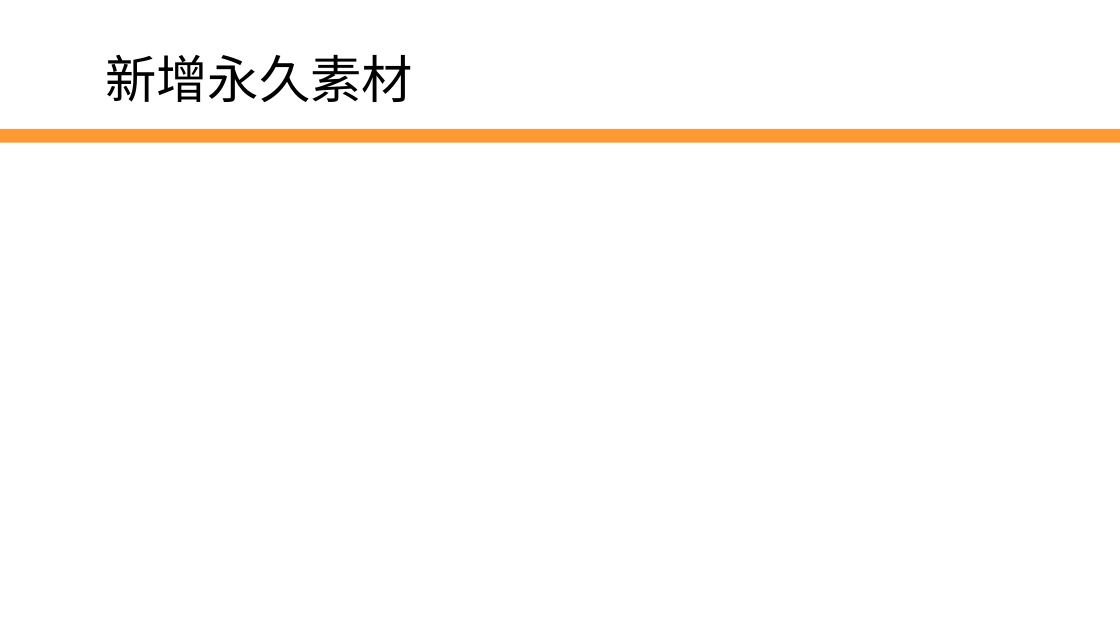
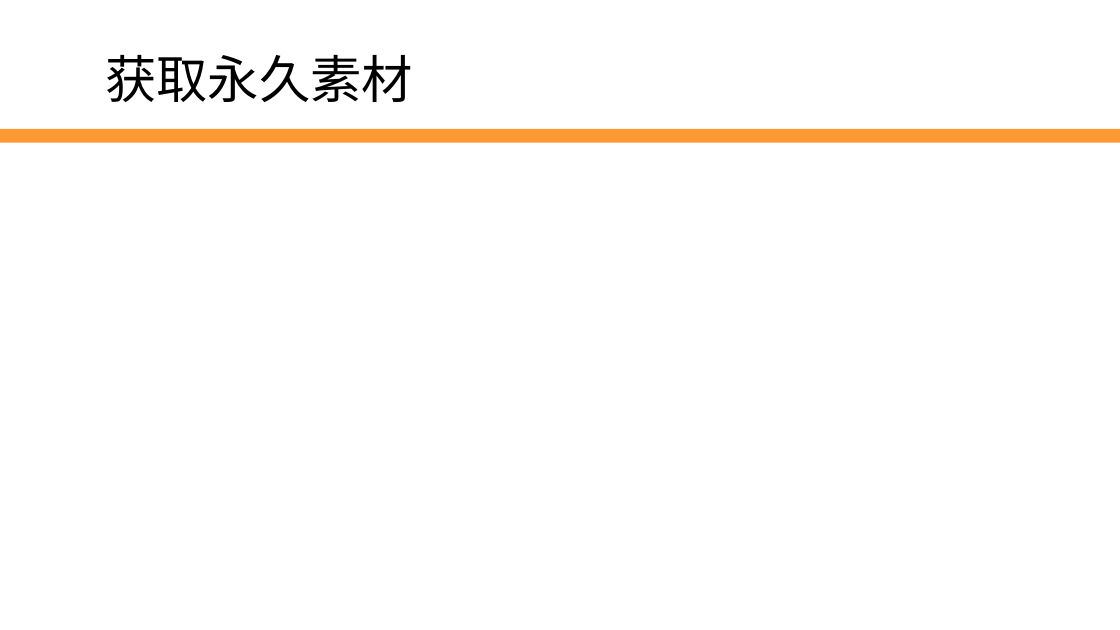
Before and after one commit to edu2act/2017-2018_1st_Wechat_Web_Programming, a slide deck: slide 13 of 第7讲 素材与图文消息.pptx (slide 5 before the commit). Drawn at 1120x630 pixels with LibreOffice and Linux fonts; fonts in the diff are those of the drawing; background and template pictures are left out. Boxes give left, top, right and bottom in pixels: in the first picture for what was removed or moved away, otherwise in the second. Text is boxed around its words. In the diff, an @@ line names an element or a change of style, - is before the commit and + after.

```diff
--- a/第7讲 素材与图文消息.pptx
+++ b/第7讲 素材与图文消息.pptx
@@ text at [105, 54, 413, 102]: text changed @@
-新增永久素材
+获取永久素材
```
Also in this commit, not shown: 3 other slides changed, 19 slides added, 22 slides removed, 1 other file.
